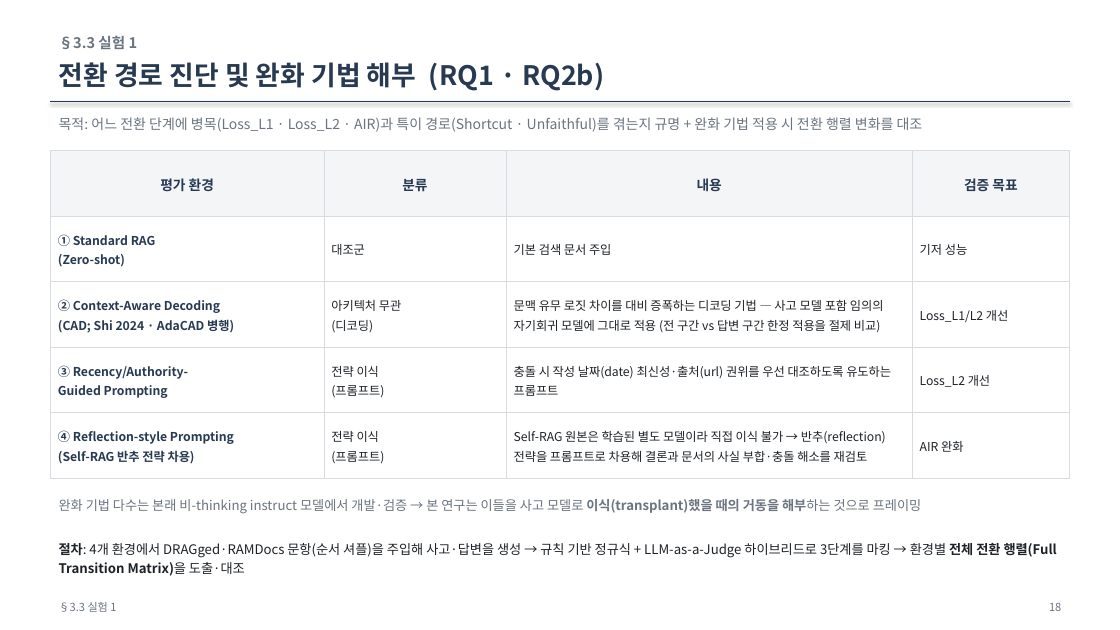
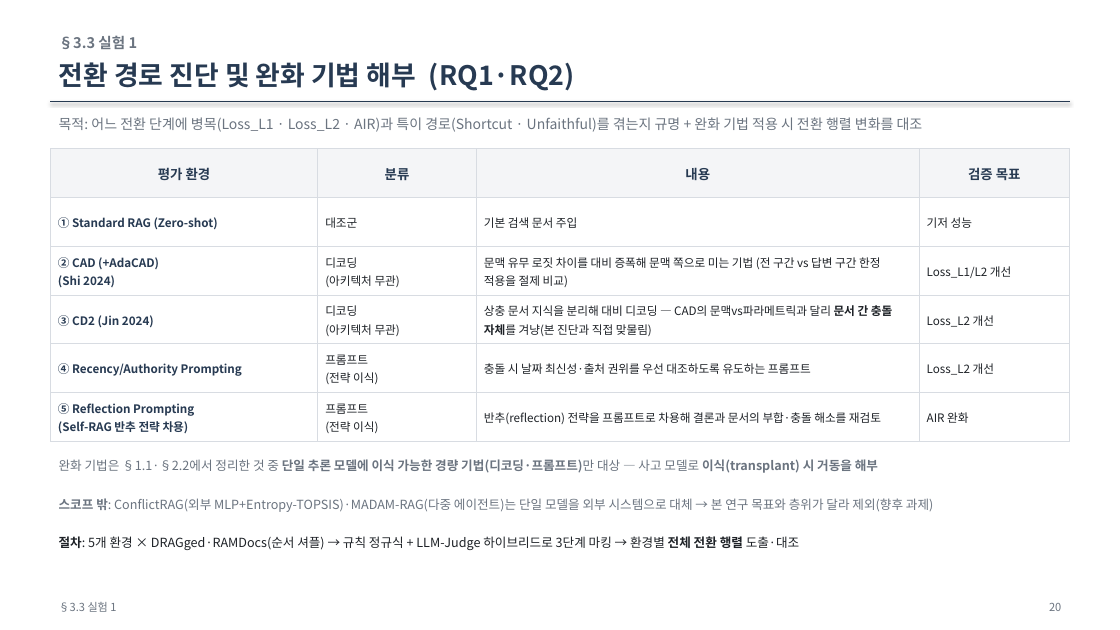
Before and after one commit to jin-ryu/temporal-conflict-qa, a slide deck: slide 20 of docs/ThinkConflict_연구보고.pptx (slide 18 before the commit). Drawn at 1120x630 pixels with LibreOffice and Linux fonts; fonts in the diff are those of the drawing. Boxes give left, top, right and bottom in pixels: in the first picture for what was removed or moved away, otherwise in the second. Text is boxed around its words. In the diff, an @@ line names an element or a change of style, - is before the commit and + after.

Commit message:
docs: ThinkConflict 계획서 대개편 — 진단 프레임워크를 1차 기여로 전면화(기여 목록·한줄요약 신설), 실험 재구성(귀속통제 통합·인과개입 truncation+resampling 한정, AIR-Gate/steering/attention/로드맵 제거), 지표·라벨타당성·측정규약 표준화, 실험결과 섹션 신설·References 스타일화·RQ/헤딩 순번 통일 + PPT 동기화

```diff
--- a/docs/ThinkConflict_연구보고.pptx
+++ b/docs/ThinkConflict_연구보고.pptx
@@ text at bbox=[59, 62, 575, 91]: text changed @@
-전환 경로 진단 및 완화 기법 해부 (RQ1 · RQ2b)
+전환 경로 진단 및 완화 기법 해부 (RQ1·RQ2)
@@ table at bbox=[50, 149, 1070, 441] @@
-row 2: ① Standard RAG / (Zero-shot) | 대조군 | 기본 검색 문서 주입 | 기저 성능
-row 3: ② Context-Aware Decoding / (CAD; Shi 2024 · AdaCAD 병행) | 아키텍처 무관 / (디코딩) | 문맥 유무 로짓 차이를 대비 증폭하는 디코딩 기법 — 사고 모델 포함 임의의 자기회귀 모델에 그대로 적용 (전 구간 vs 답변 구간 한정 적용을 절제 비교) | Loss_L1/L2 개선
-row 4: ③ Recency/Authority- / Guided Prompting | 전략 이식 / (프롬프트) | 충돌 시 작성 날짜(date) 최신성·출처(url) 권위를 우선 대조하도록 유도하는 프롬프트 | Loss_L2 개선
-row 5: ④ Reflection-style Prompting / (Self-RAG 반추 전략 차용) | 전략 이식 / (프롬프트) | Self-RAG 원본은 학습된 별도 모델이라 직접 이식 불가 → 반추(reflection) 전략을 프롬프트로 차용해 결론과 문서의 사실 부합·충돌 해소를 재검토 | AIR 완화
+row 2: ① Standard RAG (Zero-shot) | 대조군 | 기본 검색 문서 주입 | 기저 성능
+row 3: ② CAD (+AdaCAD) / (Shi 2024) | 디코딩 / (아키텍처 무관) | 문맥 유무 로짓 차이를 대비 증폭해 문맥 쪽으로 미는 기법 (전 구간 vs 답변 구간 한정 적용을 절제 비교) | Loss_L1/L2 개선
+row 4: ③ CD2 (Jin 2024) | 디코딩 / (아키텍처 무관) | 상충 문서 지식을 분리해 대비 디코딩 — CAD의 문맥vs파라메트릭과 달리 문서 간 충돌 자체를 겨냥(본 진단과 직접 맞물림) | Loss_L2 개선
+row 5: ④ Recency/Authority Prompting | 프롬프트 / (전략 이식) | 충돌 시 날짜 최신성·출처 권위를 우선 대조하도록 유도하는 프롬프트 | Loss_L2 개선
+row 6: ⑤ Reflection Prompting / (Self-RAG 반추 전략 차용) | 프롬프트 / (전략 이식) | 반추(reflection) 전략을 프롬프트로 차용해 결론과 문서의 부합·충돌 해소를 재검토 | AIR 완화
@@ text at bbox=[59, 459, 878, 473]: text changed; size 11.3 to 10.8 pt; bold on @@
-완화 기법 다수는 본래 비-thinking instruct 모델에서 개발·검증 → 본 연구는 이들을 사고 모델로 이식(transplant)했을 때의 거동을 해부하는 것으로 프레이밍
+완화 기법은 §1.1·§2.2에서 정리한 것 중 단일 추론 모델에 이식 가능한 경량 기법(디코딩·프롬프트)만 대상 — 사고 모델로 이식(transplant) 시 거동을 해부
@@ text added at bbox=[59, 498, 933, 512], 10.8 pt, text #6B7480 @@
+스코프 밖: ConflictRAG(외부 MLP+Entropy-TOPSIS)·MADAM-RAG(다중 에이전트)는 단일 모델을 외부 시스템으로 대체 → 본 연구 목표와 층위가 달라 제외(향후 과제)
@@ text at bbox=[59, 534, 799, 551]: text changed; size 11.3 to 10.8 pt @@
-절차: 4개 환경에서 DRAGged·RAMDocs 문항(순서 셔플)을 주입해 사고·답변을 생성 → 규칙 기반 정규식 + LLM-as-a-Judge 하이브리드로 3단계를 마킹 → 환경별 전체 전환 행렬(Full Transition Matrix)을 도출·대조
+절차: 5개 환경 × DRAGged·RAMDocs(순서 셔플) → 규칙 정규식 + LLM-Judge 하이브리드로 3단계 마킹 → 환경별 전체 전환 행렬 도출·대조
@@ text at bbox=[1049, 603, 1061, 611]: text changed @@
-18
+20
```
Also in this commit, not shown: 17 other slides changed, 1 slide added, 2 slides removed, 2 other files.
